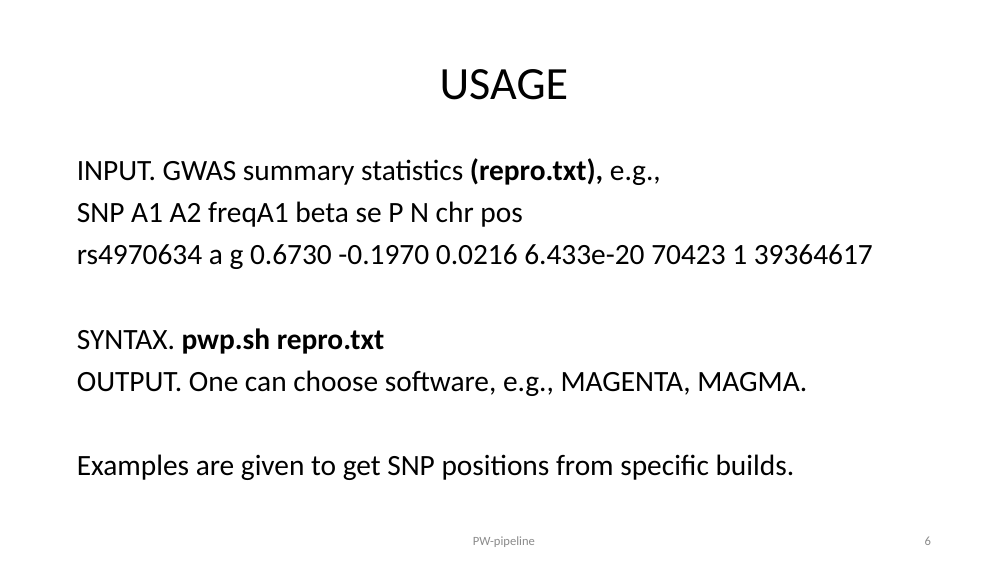
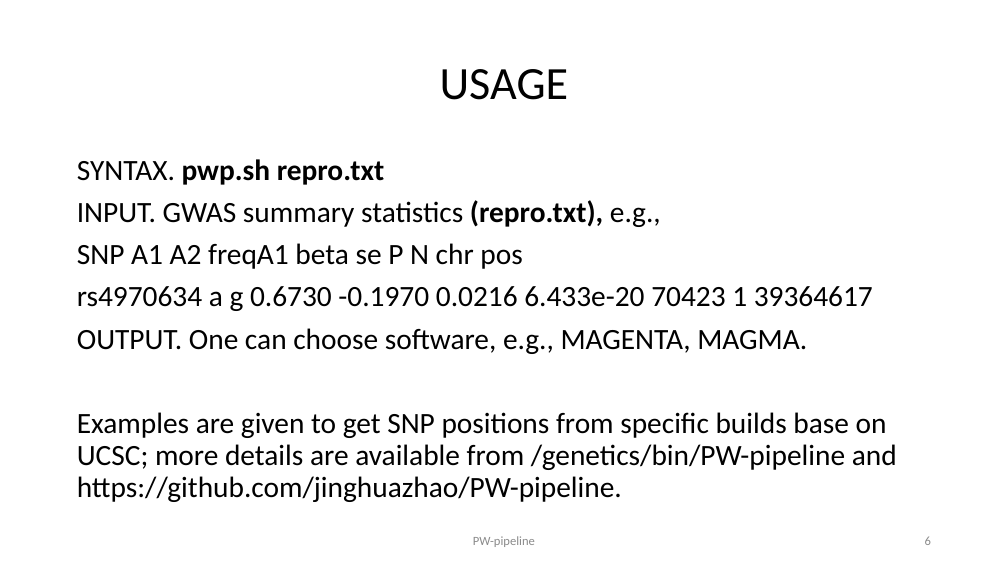
Before and after one commit to jinghuazhao/PW-pipeline, a slide deck: slide 6 of README.pptx. Drawn at 1008x567 pixels with LibreOffice and Linux fonts; fonts in the diff are those of the drawing. Boxes give left, top, right and bottom in pixels: in the first picture for what was removed or moved away, otherwise in the second. Text is boxed around its words. In the diff, an @@ line names an element or a change of style, - is before the commit and + after.

```diff
--- a/README.pptx
+++ b/README.pptx
@@ text at (77, 159, 384, 185): paragraph added @@
+SYNTAX. pwp.sh repro.txt
@@ text at (77, 328, 384, 354): paragraph removed @@
-SYNTAX. pwp.sh repro.txt
@@ text at (77, 412, 897, 502): text changed @@
-Examples are given to get SNP positions from specific builds.
+Examples are given to get SNP positions from specific builds base on UCSC; more details are available from /genetics/bin/PW-pipeline and https://github.com/jinghuazhao/PW-pipeline.
```
Also in this commit, not shown: 4 other slides changed.
